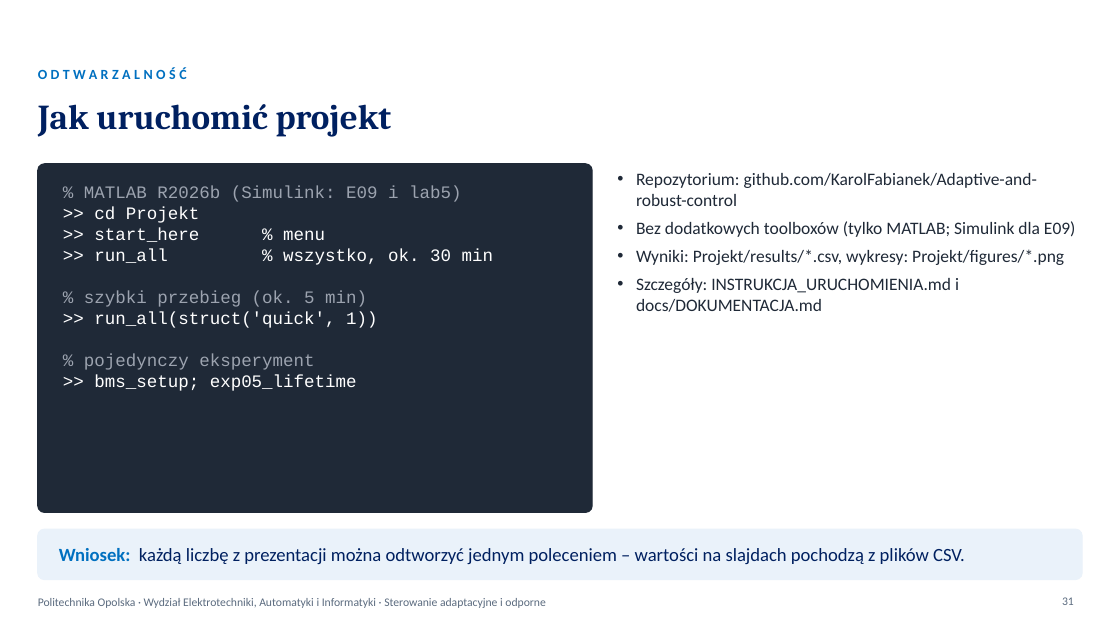
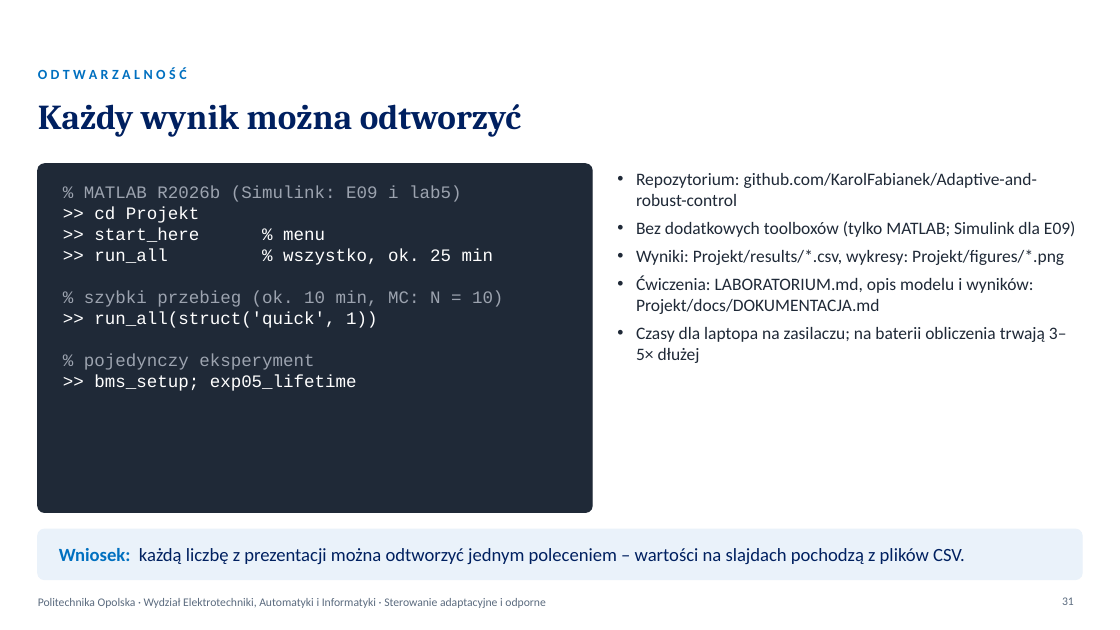
Before and after one commit to KarolFabianek/Adaptive-and-robust-control, a slide deck: slide 31 of Prezentacja/BTMS_PROJEKT_FABIANEK_FORTUNA.pptx. Drawn at 1120x630 pixels with LibreOffice and Linux fonts; fonts in the diff are those of the drawing; background and template pictures are left out. Boxes give left, top, right and bottom in pixels: in the first picture for what was removed or moved away, otherwise in the second. Text is boxed around its words. In the diff, an @@ line names an element or a change of style, - is before the commit and + after.

Commit message:
Wersja 25.11.2026 – uzupełnienia po pełnej weryfikacji na MATLAB R2026b
- README: sekcja „Ciekawostki z projektu” (litowanie anody, kształt V,
  starzenie na postoju, Monte Carlo, dane NASA)
- instrukcja uruchomienia usunięta z repozytorium (przekazana autorom osobno)
- run_all: czas każdego kroku w Command Window, rzetelne czasy obliczeń
  (zasilacz / bateria), uwaga o nadpisywaniu E06 w trybie szybkim
- prezentacja projektu: slajd 31 „Każdy wynik można odtworzyć” z aktualnymi
  czasami; skrypt wystąpień zaktualizowany
- LABORATORIUM i DOKUMENTACJA: czasy obliczeń dla zasilacza i baterii

Sprawdzone na świeżym klonie: 12/12 testów, E01–E09, lab1–lab5 bez błędów.

```diff
--- a/Prezentacja/BTMS_PROJEKT_FABIANEK_FORTUNA.pptx
+++ b/Prezentacja/BTMS_PROJEKT_FABIANEK_FORTUNA.pptx
@@ title at box(38, 104, 521, 137): text changed @@
-Jak uruchomić projekt
+Każdy wynik można odtworzyć
@@ text at box(84, 249, 503, 307): text changed; text colour #FFFFFF to #9CA3AF @@
->> run_all % wszystko, ok. 30 min
-% szybki przebieg (ok. 5 min)
+>> run_all % wszystko, ok. 25 min
+% szybki przebieg (ok. 10 min, MC: N = 10)
@@ text at box(636, 276, 1067, 363): text changed @@
-• Szczegóły: INSTRUKCJA_URUCHOMIENIA.md i docs/DOKUMENTACJA.md
+• Ćwiczenia: LABORATORIUM.md, opis modelu i wyników: Projekt/docs/DOKUMENTACJA.md
+• Czasy dla laptopa na zasilaczu; na baterii obliczenia trwają 3–5× dłużej
```
Also in this commit, not shown: 9 other files.
